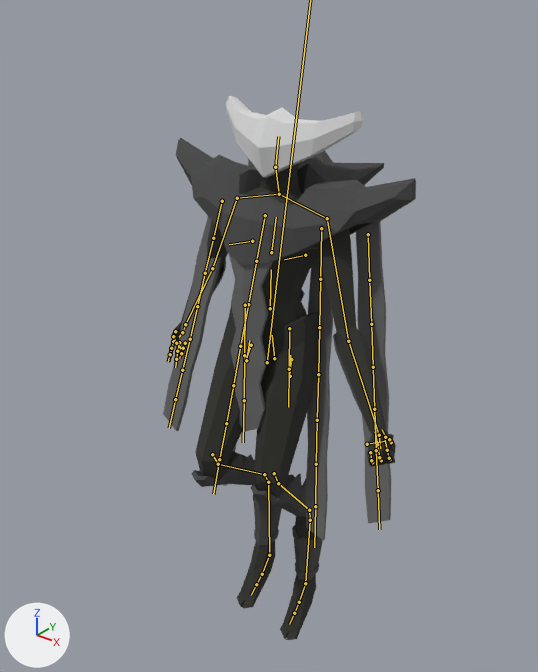
An edit to the glTF model assets/boss_1/boss_1.glb, drawn before and after from the same camera.
Before and after are seen from a camera (50 mm lens) standing at (2.1, -2.61, 2.85) and looking at (-0.04, 0.06, 1.19). Every picture has the same lights, and +X, +Y and +Z are marked at lower left. Both versions are drawn at frame 15 of the action 'attack_fly_slam'; the numbers are the values there. The bones that bend it are drawn over the model as lines.

Names of what the first picture shows: 'body'.
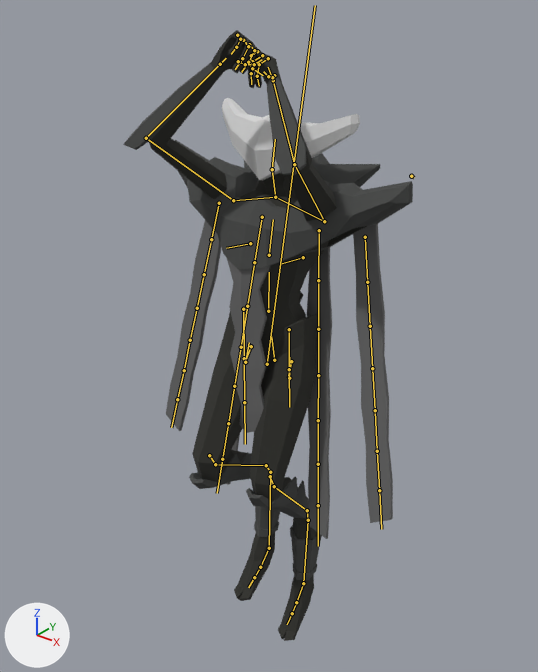
Location of each change, (x1, y1, x2, y2) in pixels of the pictures (538 x 672 px):
'body', posed (15% wider, 12% taller)
    before: (163, 96, 416, 640)
    after: (123, 30, 413, 641)
bone 'hip', root to tip
    before: (274, 358) to (272, 335)
    after: (274, 360) to (271, 336)
bone 'arm1.L', root to tip
    before: (327, 218) to (348, 341)
    after: (324, 221) to (294, 164)
bone 'forearm.L', root to tip
    before: (348, 341) to (379, 435)
    after: (294, 164) to (273, 80)
bone 'hand.L', root to tip
    before: (379, 435) to (380, 448)
    after: (273, 80) to (268, 67)
bone 'finger.L', root to tip
    before: (390, 459) to (389, 458)
    after: (268, 58) to (259, 64)
bone 'finger.L.002', root to tip
    before: (389, 458) to (387, 450)
    after: (259, 64) to (257, 76)
bone 'finger.L.003', root to tip
    before: (381, 460) to (379, 457)
    after: (262, 55) to (252, 61)
bone 'finger.L.005', root to tip
    before: (379, 457) to (377, 444)
    after: (252, 61) to (251, 73)
bone 'finger.L.004', root to tip
    before: (377, 444) to (375, 431)
    after: (251, 73) to (251, 84)
bone 'finger.L.006', root to tip
    before: (372, 462) to (371, 460)
    after: (257, 51) to (251, 55)
bone 'finger.L.008', root to tip
    before: (371, 460) to (370, 452)
    after: (251, 55) to (250, 63)
bone 'finger.L.007', root to tip
    before: (370, 452) to (371, 452)
    after: (250, 63) to (251, 70)
bone 'finger.L.012', root to tip
    before: (391, 442) to (389, 439)
    after: (274, 75) to (272, 77)
bone 'finger.L.014', root to tip
    before: (389, 439) to (385, 437)
    after: (272, 77) to (268, 76)
bone 'finger.L.013', root to tip
    before: (385, 437) to (382, 429)
    after: (268, 76) to (263, 71)
bone 'arm1.R', root to tip
    before: (237, 198) to (212, 268)
    after: (233, 200) to (146, 138)
bone 'forearm.R', root to tip
    before: (212, 268) to (185, 324)
    after: (146, 138) to (220, 64)
bone 'hand.R', root to tip
    before: (185, 324) to (184, 329)
    after: (220, 64) to (226, 58)
bone 'finger.R', root to tip
    before: (173, 341) to (171, 348)
    after: (249, 44) to (254, 50)
bone 'finger.R.002', root to tip
    before: (171, 348) to (170, 354)
    after: (254, 50) to (248, 62)
bone 'finger.R.003', root to tip
    before: (179, 342) to (177, 351)
    after: (243, 40) to (248, 46)
bone 'finger.R.005', root to tip
    before: (177, 351) to (176, 359)
    after: (248, 46) to (242, 58)
bone 'finger.R.006', root to tip
    before: (185, 343) to (183, 348)
    after: (237, 35) to (240, 39)
bone 'finger.R.008', root to tip
    before: (183, 348) to (181, 353)
    after: (240, 39) to (236, 47)
bone 'finger.R.012', root to tip
    before: (175, 331) to (173, 336)
    after: (238, 61) to (245, 64)
bone 'finger.R.014', root to tip
    before: (173, 336) to (176, 343)
    after: (245, 64) to (254, 64)
bone 'leg1.L', root to tip
    before: (291, 359) to (289, 376)
    after: (291, 361) to (288, 378)
bone 'knee1.L', root to tip
    before: (274, 473) to (278, 483)
    after: (270, 476) to (274, 486)
bone 'leg2.L', root to tip
    before: (278, 483) to (309, 510)
    after: (274, 486) to (307, 510)
bone 'leg3.L', root to tip
    before: (310, 520) to (305, 583)
    after: (308, 520) to (303, 583)
bone 'leg1.R', root to tip
    before: (251, 345) to (245, 360)
    after: (251, 346) to (245, 362)
bone 'knee1.R', root to tip
    before: (212, 454) to (218, 464)
    after: (209, 455) to (215, 464)
bone 'leg2.R', root to tip
    before: (218, 464) to (264, 474)
    after: (215, 464) to (266, 465)
bone 'knee2.R', root to tip
    before: (264, 474) to (268, 482)
    after: (266, 465) to (270, 472)
bone 'leg3.R', root to tip
    before: (268, 482) to (269, 555)
    after: (270, 472) to (269, 548)

The change in detail:
Bone 'hip' (bone_hip) moves from (0.0, -0.646, 0.084) to (0.0, -0.654, 0.085).
Bone 'hip' (bone_hip) turns from (0, 0, 0) to (2, 0, 0) degrees about its own x, y and z.
Bone 'arm1.L' (bone_arm1_l) turns from (11, -33, -26) to (113, -29, -20) degrees about its own x, y and z.
Bone 'forearm.L' (bone_forearm_l) turns from (31, -37, -8) to (99, 0, 0) degrees about its own x, y and z.
Bone 'hand.L' (bone_hand_l) turns from (18, -45, -31) to (-9, -19, 0) degrees about its own x, y and z.
Bone 'finger.L' (bone_finger_l) turns from (0, 0, -51) to (0, 0, -75) degrees about its own x, y and z.
Bone 'finger.L.002' (bone_finger_l_002) turns from (0, 0, -31) to (0, 0, -66) degrees about its own x, y and z.
Bone 'finger.L.003' (bone_finger_l_003) turns from (0, 0, -57) to (0, 0, -75) degrees about its own x, y and z.
Bone 'finger.L.005' (bone_finger_l_005) turns from (0, 0, -80) to (0, 0, -66) degrees about its own x, y and z.
Bone 'finger.L.004' (bone_finger_l_004) turns from (0, 0, 10) to (0, 0, -15) degrees about its own x, y and z.
Bone 'finger.L.006' (bone_finger_l_006) turns from (0, 0, -59) to (0, 0, -75) degrees about its own x, y and z.
Bone 'finger.L.008' (bone_finger_l_008) turns from (0, 0, -97) to (0, 0, -66) degrees about its own x, y and z.
Bone 'finger.L.007' (bone_finger_l_007) turns from (0, 0, -54) to (0, 0, -15) degrees about its own x, y and z.
Bone 'finger.L.012' (bone_finger_l_012) turns from (-38, -3, -14) to (0, 0, 0) degrees about its own x, y and z.
Bone 'finger.L.014' (bone_finger_l_014) turns from (0, 0, -14) to (0, 0, 0) degrees about its own x, y and z.
Bone 'finger.L.013' (bone_finger_l_013) turns from (0, 0, -51) to (0, 0, 0) degrees about its own x, y and z.
Bone 'arm1.R' (bone_arm1_r) turns from (-17, 0, 13) to (113, 29, 20) degrees about its own x, y and z.
Bone 'forearm.R' (bone_forearm_r) turns from (7, 0, 0) to (84, -6, 1) degrees about its own x, y and z.
Bone 'hand.R' (bone_hand_r) turns from (5, 34, 8) to (0, 0, 0) degrees about its own x, y and z.
Bone 'finger.R' (bone_finger_r) moves from (0.0, 0.0, 0.0) to (0.001, -0.001, 0.0).
Bone 'finger.R' (bone_finger_r) turns from (0, 0, 0) to (0, 0, 75) degrees about its own x, y and z.
Bone 'finger.R.002' (bone_finger_r_002) turns from (0, 0, 4) to (0, 0, 66) degrees about its own x, y and z.
Bone 'finger.R.003' (bone_finger_r_003) moves from (0.0, 0.0, 0.0) to (-0.001, -0.001, 0.0).
Bone 'finger.R.003' (bone_finger_r_003) turns from (0, 0, 19) to (0, 0, 75) degrees about its own x, y and z.
Bone 'finger.R.005' (bone_finger_r_005) turns from (0, 0, 20) to (0, 0, 66) degrees about its own x, y and z.
Bone 'finger.R.006' (bone_finger_r_006) moves from (0.0, 0.0, 0.0) to (0.0, 0.002, 0.0).
Bone 'finger.R.006' (bone_finger_r_006) turns from (12, 12, 48) to (0, 0, 75) degrees about its own x, y and z.
Bone 'finger.R.008' (bone_finger_r_008) turns from (0, 0, 4) to (0, 0, 66) degrees about its own x, y and z.
Bone 'finger.R.012' (bone_finger_r_012) turns from (-21, 0, 0) to (0, 0, 0) degrees about its own x, y and z.
Bone 'finger.R.014' (bone_finger_r_014) turns from (-34, 3, 12) to (0, 0, 0) degrees about its own x, y and z.
Bone 'leg1.L' (bone_leg1_l) turns from (-1, 0, 9) to (-1, 0, 14) degrees about its own x, y and z.
Bone 'knee1.L' (bone_knee1_l) turns from (1, 0, -13) to (1, 0, -16) degrees about its own x, y and z.
Bone 'leg2.L' (bone_leg2_l) turns from (1, 0, -12) to (1, 0, -14) degrees about its own x, y and z.
Bone 'leg3.L' (bone_leg3_l) turns from (0, 0, 7) to (0, 1, 8) degrees about its own x, y and z.
Bone 'leg1.R' (bone_leg1_r) turns from (-1, -1, -21) to (-1, -1, -25) degrees about its own x, y and z.
Bone 'knee1.R' (bone_knee1_r) turns from (2, 0, 26) to (2, 0, 31) degrees about its own x, y and z.
Bone 'leg2.R' (bone_leg2_r) turns from (1, 0, 25) to (2, 0, 29) degrees about its own x, y and z.
Bone 'knee2.R' (bone_knee2_r) turns from (0, 0, 4) to (0, 0, 0) degrees about its own x, y and z.
Bone 'leg3.R' (bone_leg3_r) turns from (-1, -2, -30) to (-1, -3, -36) degrees about its own x, y and z.
